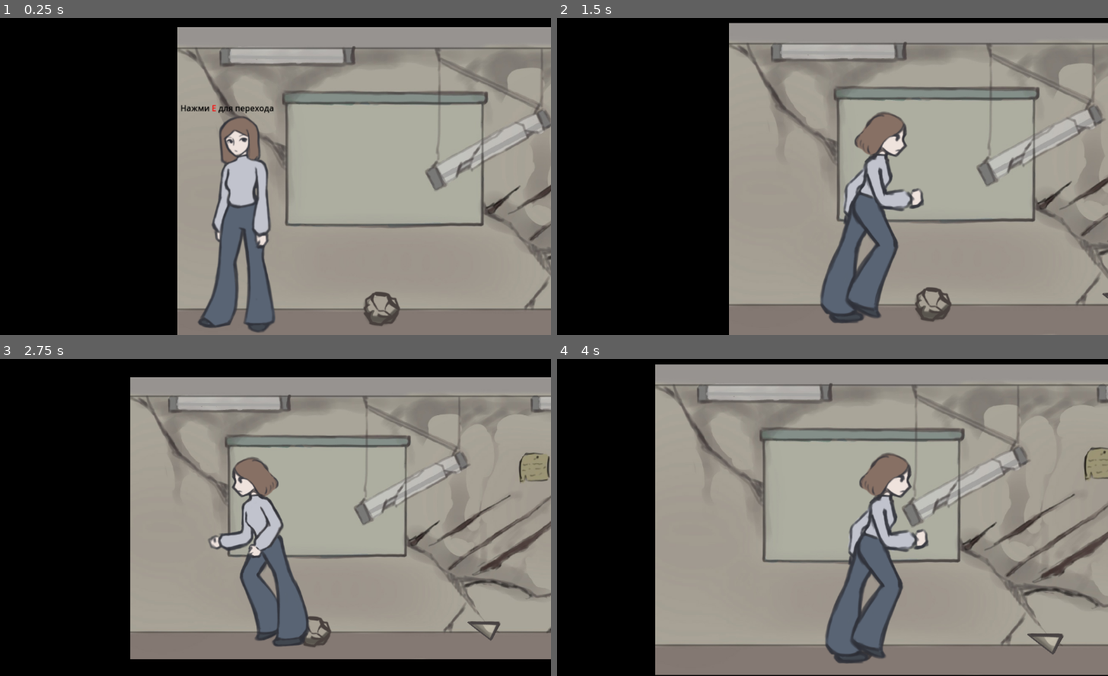
Above: before the commit, frames 1-4 (two rows, left to right).
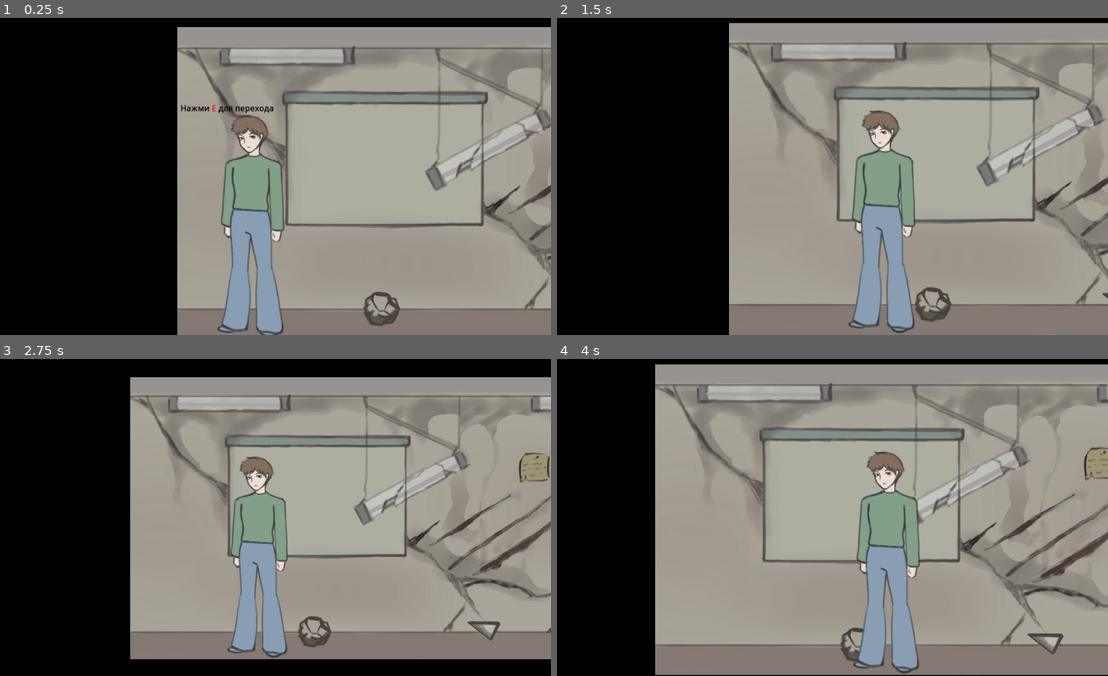
Above: after the commit, the same moments.

Repository: ArcKontyR/LimitOfYourPossibilities
Game: Godot game, scene res://Scenes/Levels/Corridor1.tscn
The game is run twice, just before and just after one commit, with the same random seed, the same clock (stepped at 60 frames per second) and the same inputs. This scene is started directly instead of the project's main scene.
Inputs (mouse positions are in pixels of both pictures, inside the frame that each line leads up to):
- Up to frame 1 (0.25 s): no input
- Up to frame 2 (1.5 s): move the mouse to (937, 147) at 0.52 s; hold D (right) from 0.53 s (still down); tap E (interact) at 0.6 s; click (937, 147) at 0.67 s; tap W (up) at 0.77 s; move the mouse to (683, 179) at 1.27 s; tap Shift (sprint) at 1.35 s
- Up to frame 3 (2.75 s): tap W (up) at 1.52 s; move the mouse to (308, 428) at 2.02 s; release D (right) at 2.03 s; hold Left (left) from 2.03 s (still down); tap Mouse wheel down (zoomDown) at 2.1 s
- Up to frame 4 (4 s): move the mouse to (771, 574) at 2.77 s; release Left (left) at 2.78 s; hold D (right) from 2.78 s (still down); tap Mouse wheel up (zoomUp) at 2.85 s; click (771, 574) at 2.92 s; tap W (up) at 3.02, 3.77 s; move the mouse to (986, 555) at 3.52 s; tap E (interact) at 3.6 s

The runs differ from the first frame. In frame 1, 6.9% of the frame differs, in the area x 35-52%, y 30-100%; in frame 2, 7.8%, in the area x 47-67%, y 29-100%; in frame 3, 6.0%; in frame 4, 7.6%.
Error in both runs: Invalid access to property or key 'inventory' on a base object of type 'Nil'. (res://Scripts/UIItem.gd:11)

Commit message:
fixed player gender saving simplified matches enum rewrite removed unused parameters

Diff:
--- a/Scenes/Levels/Corridor1.tscn
+++ b/Scenes/Levels/Corridor1.tscn
@@ -70,16 +70,20 @@
 [node name="TeleportArea" parent="." instance=ExtResource("4_u2bqs")]
 position = Vector2(121.25, 646.25)
 scale = Vector2(1.2, 1.2)
+shouldExam = null
 teleportFrom = "Corridor1"
 teleportTo = "Room1"
 teleportName = "2"
+difficulty = null
 
 [node name="TeleportAreaNextFloor" parent="." instance=ExtResource("4_u2bqs")]
 position = Vector2(2360, 633.75)
 scale = Vector2(1.2, 1.2)
+shouldExam = null
 teleportFrom = "Corridor1"
 teleportTo = "Stairs2-1"
 teleportName = "3"
+difficulty = null
 
 [node name="Path2D" type="Path2D" parent="."]
 curve = SubResource("Curve2D_f34fv")
--- a/Scenes/Levels/Corridor2.tscn
+++ b/Scenes/Levels/Corridor2.tscn
@@ -58,16 +58,20 @@
 [node name="TeleportArea" parent="." instance=ExtResource("9_e5mgn")]
 position = Vector2(122.5, 683.75)
 scale = Vector2(1.2, 1.2)
+shouldExam = null
 teleportFrom = "Corridor2"
 teleportTo = "Stairs2-1"
 teleportName = "5"
+difficulty = null
 
 [node name="TeleportArea2" parent="." instance=ExtResource("9_e5mgn")]
 position = Vector2(1243.75, 690)
 scale = Vector2(1.2, 1.2)
+shouldExam = null
 teleportFrom = "Corridor2"
 teleportTo = "Room2"
 teleportName = "6"
+difficulty = null
 
 [node name="TeleportArea3" parent="." instance=ExtResource("9_e5mgn")]
 position = Vector2(2453.75, 677.5)
--- a/Scenes/Levels/Room2.tscn
+++ b/Scenes/Levels/Room2.tscn
@@ -69,9 +69,11 @@
 [node name="TeleportArea" parent="." instance=ExtResource("10_r3q88")]
 position = Vector2(2286, 1010)
 scale = Vector2(2, 2)
+shouldExam = null
 teleportFrom = "Room2"
 teleportTo = "Corridor2"
 teleportName = "1"
+difficulty = null
 
 [node name="Player" parent="." instance=ExtResource("11_1d4oy")]
 position = Vector2(337, 717)
--- a/Scenes/Levels/Stairs2-1.tscn
+++ b/Scenes/Levels/Stairs2-1.tscn
@@ -48,16 +48,20 @@
 [node name="TeleportArea" parent="." instance=ExtResource("5_1u657")]
 position = Vector2(1036, 918)
 scale = Vector2(1.8, 1.8)
+shouldExam = null
 teleportFrom = "Stairs2-1"
 teleportTo = "Corridor2"
 teleportName = "1"
+difficulty = null
 
 [node name="TeleportArea2" parent="." instance=ExtResource("5_1u657")]
 position = Vector2(186, 770)
 scale = Vector2(1.8, 1.8)
+shouldExam = null
 teleportFrom = "Stairs2-1"
 teleportTo = "Corridor1"
 teleportName = "1"
+difficulty = null
 
 [node name="Player" parent="." instance=ExtResource("6_31x63")]
 position = Vector2(266, 424)
--- a/Scenes/TeleportArea.tscn
+++ b/Scenes/TeleportArea.tscn
@@ -11,6 +11,11 @@
 
 [node name="TeleportArea" type="Area2D"]
 script = ExtResource("1_2re8b")
+shouldExam = null
+teleportFrom = null
+teleportTo = null
+teleportName = null
+difficulty = null
 
 [node name="CollisionShape2D" type="CollisionShape2D" parent="."]
 position = Vector2(0, -146)
--- a/Scripts/Enemy.gd
+++ b/Scripts/Enemy.gd
@@ -21,7 +21,7 @@
 		print_rich("[color=yellow]%s[/color] entered an enemy area" % body.name);
 		if (!taskCompleted):
 			player.disableProcess();
-			task.startExam(TaskDifficulty.TaskDifficulty.HARD);
+			task.startExam(TaskDifficultyEnum.TaskDifficulty.HARD);
 
 func task_complete():
 	taskCompleted = true;
--- a/Scripts/Enums/Gender.gd
+++ b/Scripts/Enums/Gender.gd
@@ -1,5 +1,5 @@
-class_name Gender
-enum {
+class_name GenderEnum
+enum Gender{
 	MALE = 0,
 	FEMALE = 1
 }
--- a/Scripts/Enums/TaskDifficulty.gd
+++ b/Scripts/Enums/TaskDifficulty.gd
@@ -1,4 +1,4 @@
-class_name TaskDifficulty
+class_name TaskDifficultyEnum
 enum TaskDifficulty{
 	NORMAL = 1,
 	HARD = 2,
--- a/Scripts/GlobalSettings.gd
+++ b/Scripts/GlobalSettings.gd
@@ -1,6 +1,5 @@
 extends Node
 
-@export var playerGender = Gender.FEMALE;
 @export var save: SaveGame;
 
 func _notification(what):
--- a/Scripts/Level.gd
+++ b/Scripts/Level.gd
@@ -35,6 +35,8 @@
 	_player.set_position(GlobalSettings.save.player.position);
 	_ui_inventory.inventory = GlobalSettings.save.inventory;
 	_player.stats = GlobalSettings.save.player;
+	print("saved %s" % GlobalSettings.save.player.gender);
+	print("player gender %s" % _player.stats.gender);
 
 func _saveGame() -> void:
 	GlobalSettings.save.player.currentMap = name;
--- a/Scripts/Player.gd
+++ b/Scripts/Player.gd
@@ -16,7 +16,7 @@
 var currentSpeed = stats.speed;
 
 func _ready():
-	animationTree = $WAnimationTree if GlobalSettings.playerGender == Gender.FEMALE else $MAnimationTree;
+	animationTree = $WAnimationTree if GlobalSettings.save.player.gender == GenderEnum.Gender.FEMALE else $MAnimationTree;
 	animationTree.active = true;
 
 func _process(_delta):
--- a/Scripts/PlayerStatistics.gd
+++ b/Scripts/PlayerStatistics.gd
@@ -1,7 +1,7 @@
 class_name PlayerStatistics
 extends Resource
 
-@export var gender = Gender.FEMALE;
+@export var gender = GenderEnum.Gender.FEMALE;
 @export var speed: float = 150.0
 @export var sprintMultiplier: float = 1.8;
 @export var currentMap: String = "";
--- a/Scripts/TaskContainer.gd
+++ b/Scripts/TaskContainer.gd
@@ -84,17 +84,16 @@
 		print("disabling exam");
 		toggleVisibility();
 
-func startExam(diff: TaskDifficulty.TaskDifficulty):
+func startExam(diff: TaskDifficultyEnum.TaskDifficulty):
 	print_rich("starting [color=yellow]%s[/color] difficulty" % diff);
 	toggleVisibility();
 	if (visible):
 		match diff:
-			TaskDifficulty.TaskDifficulty.NORMAL:
+			TaskDifficultyEnum.TaskDifficulty.NORMAL:
 				_load_tasks(TaskDatabase.TASKS, diff);
-			TaskDifficulty.TaskDifficulty.HARD:
-				#print("loading hards");
+			TaskDifficultyEnum.TaskDifficulty.HARD:
 				_load_tasks(TaskDatabase.HARD_TASKS, diff);
-			TaskDifficulty.TaskDifficulty.HARDER:
+			TaskDifficultyEnum.TaskDifficulty.HARDER:
 				_load_tasks(TaskDatabase.HARDER_TASKS, diff);
 			_:
 				printerr("why are we still here");
--- a/Scripts/TaskDatabase.gd
+++ b/Scripts/TaskDatabase.gd
@@ -25,11 +25,11 @@
 			TASKS[i] = item;
 
 
-func get_task_path(index: int, difficulty: TaskDifficulty.TaskDifficulty = TaskDifficulty.TaskDifficulty.NORMAL) -> String:
+func get_task_path(index: int, difficulty: TaskDifficultyEnum.TaskDifficulty = TaskDifficultyEnum.TaskDifficulty.NORMAL) -> String:
 	match difficulty:
-		TaskDifficulty.TaskDifficulty.HARD:
+		TaskDifficultyEnum.TaskDifficulty.HARD:
 			return _get_hard_task_path(index);
-		TaskDifficulty.TaskDifficulty.HARDER:
+		TaskDifficultyEnum.TaskDifficulty.HARDER:
 			return _get_harder_task_path(index);
 		_:
 			return _get_normal_task_path(index);
--- a/Scripts/TaskSwitcher.gd
+++ b/Scripts/TaskSwitcher.gd
@@ -11,19 +11,15 @@
 	if visible:
 		toggleVisibility();
 
-func startExam(difficulty: TaskDifficulty.TaskDifficulty):
+func startExam(difficulty: TaskDifficultyEnum.TaskDifficulty):
 	if !visible:
 		toggleVisibility();
 	match difficulty:
-		TaskDifficulty.TaskDifficulty.HARD:
+		TaskDifficultyEnum.TaskDifficulty.HARD, TaskDifficultyEnum.TaskDifficulty.HARDER:
 			hard_task.startExam(difficulty);
 			hard_task.checkSuccessful.connect(_examCompleted);
 			hard_task.checkButton.checkTryExceeded.connect(_examFailed);
-		TaskDifficulty.TaskDifficulty.HARDER:
-			hard_task.startExam(difficulty);
-			hard_task.checkSuccessful.connect(_examCompleted);
-			hard_task.checkButton.checkTryExceeded.connect(_examFailed);
-		TaskDifficulty.TaskDifficulty.NORMAL:
+		TaskDifficultyEnum.TaskDifficulty.NORMAL:
 			normal_task.startExam(difficulty);
 			normal_task.checkSuccessful.connect(_examCompleted);
 			normal_task.checkButton.checkTryExceeded.connect(_examFailed);
--- a/Scripts/TeleportArea.gd
+++ b/Scripts/TeleportArea.gd
@@ -6,7 +6,7 @@
 @export var teleportFrom: String;
 @export var teleportTo: String;
 @export var teleportName: String;
-@export var difficulty: TaskDifficulty.TaskDifficulty = TaskDifficulty.TaskDifficulty.NORMAL;
+@export var difficulty: TaskDifficultyEnum.TaskDifficulty = TaskDifficultyEnum.TaskDifficulty.NORMAL;
 
 @onready var player = get_parent().get_node("Player") as Player;
 @onready var task = get_parent().get_node("UI/TaskSwitcher") as TaskSwitcher;
--- a/Scripts/СharacterСhoose.gd
+++ b/Scripts/СharacterСhoose.gd
@@ -10,9 +10,10 @@
 	var pressedButtonName = characters.get_pressed_button().name;
 	match pressedButtonName:
 		"FCharacter":
-			GlobalSettings.playerGender = Gender.FEMALE;
+			GlobalSettings.save.player.gender = GenderEnum.Gender.FEMALE;
 		_:
-			GlobalSettings.playerGender =  Gender.MALE;
+			GlobalSettings.save.player.gender =  GenderEnum.Gender.MALE;
+	GlobalSettings.save.write_savegame();
 
 func _on_start_game_pressed():
 	get_tree().change_scene_to_file("res://Scenes/Levels/Room1.tscn")
